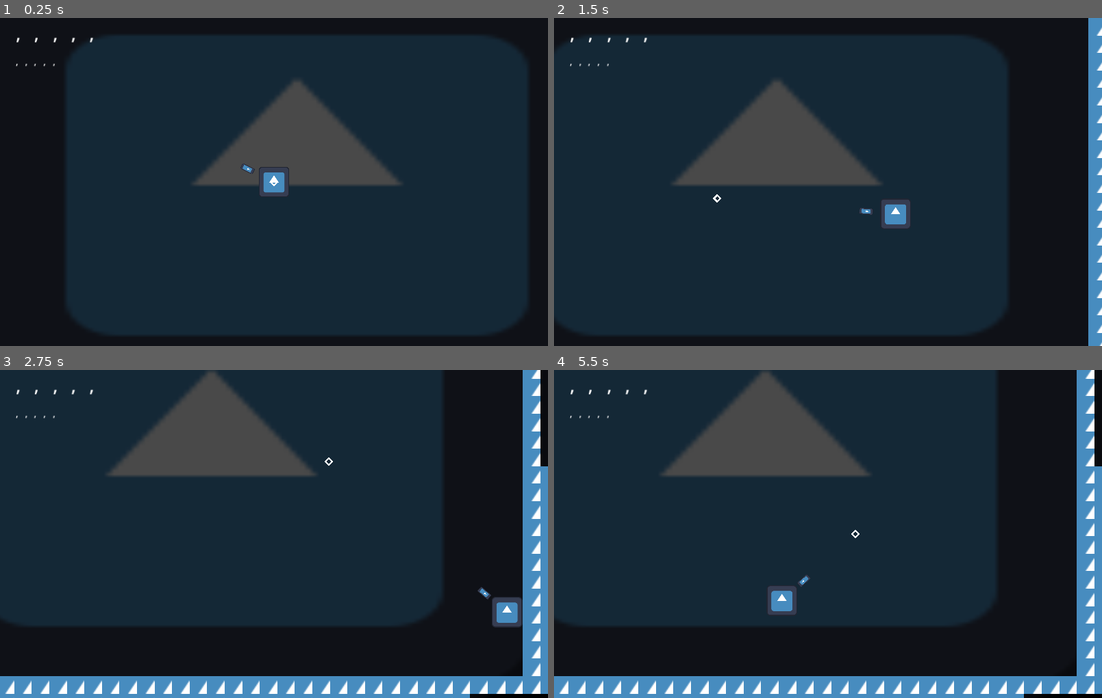
Above: before the commit, frames 1-4 (two rows, left to right).
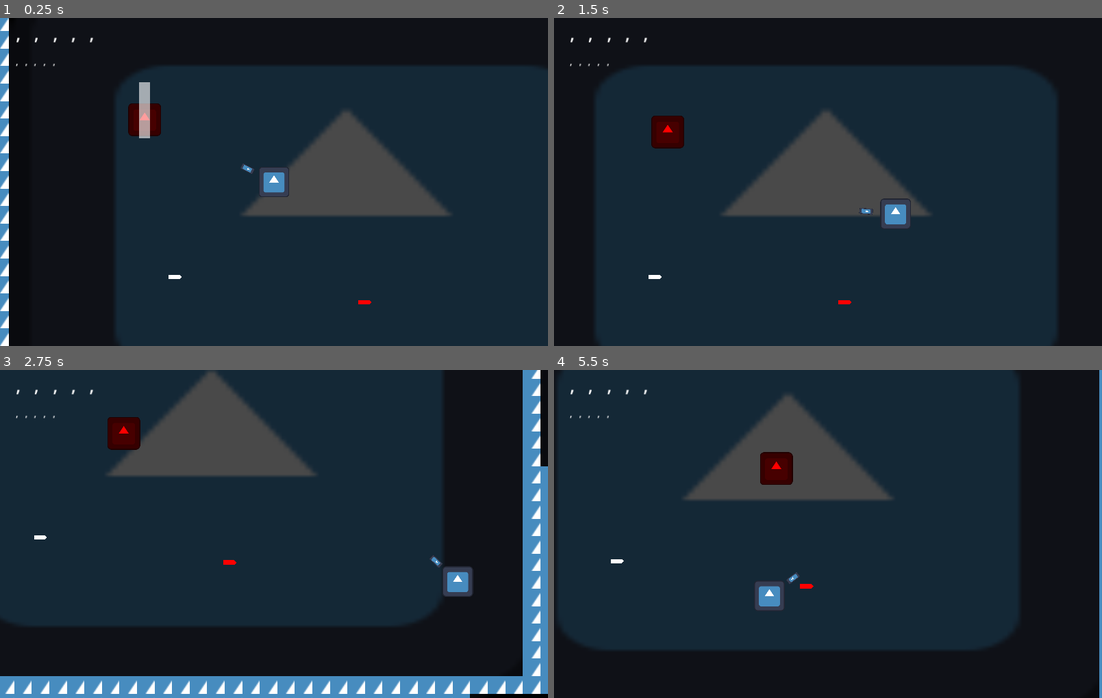
Above: after the commit, the same moments.

Repository: GerrZa/project_actionjump
Game: Godot game, scene res://ptt/ptt_lvl.tscn
Same seed, same stepped clock (60 frames per second), same inputs: the game is played once before the commit and once after it. The engine's default icon, where the game draws it, is replaced by a stand-in: a white triangle on a blue panel in a dark square.
Inputs (mouse positions are in pixels of both pictures, inside the frame that each line leads up to):
- Up to frame 1 (0.25 s): no input
- Up to frame 2 (1.5 s): move the mouse to (948, 165) at 0.52 s; hold D (right) 0.53-1.28 s; click (948, 165) at 0.6 s; move the mouse to (718, 198) at 1.27 s; hold S (down) from 1.28 s (still down); click (718, 198) at 1.35 s
- Up to frame 3 (2.75 s): move the mouse to (328, 461) at 2.02 s; release S (down) at 2.03 s; hold D (right) from 2.03 s (still down); tap Shift (shift) at 2.1 s; click (328, 461) at 2.3 s
- Up to frame 4 (5.5 s): move the mouse to (800, 599) at 2.77 s; release D (right) at 2.78 s; hold W (up) 2.78-3.53 s; tap Space (space) at 2.85 s; click (800, 599) at 3.05 s; move the mouse to (992, 583) at 3.52 s; hold A (left) 3.53-5.03 s; click (992, 583) at 3.6 s; move the mouse to (663, 484) at 4.27 s; click (663, 484) at 4.35 s; move the mouse to (855, 534) at 5.02 s; hold S (down) from 5.03 s (still down); tap Shift (shift) at 5.1 s; click (855, 534) at 5.3 s

The runs differ from the first frame. In frame 1, 29% of the frame differs, in the area x 0-100%, y 0-100%; in frame 2, 33%; in frame 3, 1.8%; in frame 4, 25%.

Commit message:
almost done

Diff:
--- a/ptt/CharacterBody2D.gd
+++ b/ptt/CharacterBody2D.gd
@@ -4,6 +4,7 @@
 var curr_bullet = ["  ","  ","  ","  ","  ","  ",]
 var hold_bullet = ["  ","  ","  ","  ","  ","  ",]
 
+var hp = 250
 
 func _process(delta: float) -> void:
 
@@ -45,3 +46,8 @@
 		velocity = p_input.normalized() * 700
 
 	move_and_slide()
+
+
+func hurt(value):
+
+	hp-=value
--- a/ptt/bullet.gd
+++ b/ptt/bullet.gd
@@ -1,8 +1,16 @@
 extends Area2D
 
 var dir = Vector2.ZERO
+@export var hit_plr = false
 
 func _process(delta: float) -> void:
+
+	if hit_plr:
+		set_collision_mask_value(5,true)
+		set_collision_mask_value(3,false)
+
+		modulate = Color(255,0,0)
+
 	look_at(global_position+dir)
 
 func _physics_process(delta: float) -> void:
--- /dev/null
+++ b/ptt/enemy.gd
@@ -0,0 +1,42 @@
+extends CharacterBody2D
+
+var chasing = false
+
+var hp = 100
+func _ready():
+	$Polygon2D/AnimationPlayer.play("open")
+
+	await $Polygon2D/AnimationPlayer.animation_finished
+
+	chasing = true
+
+func _physics_process(delta):
+
+	if chasing:
+
+		if global_position.distance_to(%player.global_position) > 140:
+
+			print(global_position.distance_to(%player.global_position))
+
+			velocity = global_position.direction_to(%player.global_position) * 60
+
+			move_and_slide()
+		elif global_position.distance_to(%player.global_position) < 70:
+
+			velocity = global_position.direction_to(%player.global_position) * -30
+
+			move_and_slide()
+
+func hurt(value):
+	hp-=value
+
+func got_knifed():
+	hp-=10
+
+	var bullet = load("res://ptt/bullet.tscn").instantiate()
+
+	randomize()
+
+	var spawn_off = Vector2(randf_range(0,1),randf_range(0,1))
+
+	bullet = global_position + spawn_off
--- /dev/null
+++ b/ptt/enemy.tscn
@@ -0,0 +1,114 @@
+[gd_scene load_steps=8 format=3 uid="uid://bs1ff7dqhbows"]
+
+[ext_resource type="Script" path="res://ptt/enemy.gd" id="1_60epl"]
+[ext_resource type="Texture2D" uid="uid://csk1dicruhia6" path="res://icon.svg" id="2_iddoc"]
+
+[sub_resource type="RectangleShape2D" id="RectangleShape2D_4luf8"]
+size = Vector2(30, 30)
+
+[sub_resource type="Animation" id="Animation_5lorn"]
+length = 0.001
+tracks/0/type = "value"
+tracks/0/imported = false
+tracks/0/enabled = true
+tracks/0/path = NodePath(".:scale")
+tracks/0/interp = 1
+tracks/0/loop_wrap = true
+tracks/0/keys = {
+"times": PackedFloat32Array(0),
+"transitions": PackedFloat32Array(1),
+"update": 0,
+"values": [Vector2(1.13333, 1.7)]
+}
+tracks/1/type = "value"
+tracks/1/imported = false
+tracks/1/enabled = true
+tracks/1/path = NodePath(".:modulate")
+tracks/1/interp = 1
+tracks/1/loop_wrap = true
+tracks/1/keys = {
+"times": PackedFloat32Array(0),
+"transitions": PackedFloat32Array(1),
+"update": 0,
+"values": [Color(1, 1, 1, 1)]
+}
+
+[sub_resource type="Animation" id="Animation_ye72e"]
+resource_name = "open"
+length = 0.8
+tracks/0/type = "value"
+tracks/0/imported = false
+tracks/0/enabled = true
+tracks/0/path = NodePath(".:scale")
+tracks/0/interp = 1
+tracks/0/loop_wrap = true
+tracks/0/keys = {
+"times": PackedFloat32Array(0, 0.6),
+"transitions": PackedFloat32Array(0.392292, 1),
+"update": 0,
+"values": [Vector2(1.13333, 1.7), Vector2(0, 1.7)]
+}
+tracks/1/type = "value"
+tracks/1/imported = false
+tracks/1/enabled = true
+tracks/1/path = NodePath(".:modulate")
+tracks/1/interp = 1
+tracks/1/loop_wrap = true
+tracks/1/keys = {
+"times": PackedFloat32Array(0, 0.6),
+"transitions": PackedFloat32Array(1, 1),
+"update": 0,
+"values": [Color(1, 1, 1, 1), Color(1, 1, 1, 0)]
+}
+
+[sub_resource type="AnimationLibrary" id="AnimationLibrary_k63hu"]
+_data = {
+"RESET": SubResource("Animation_5lorn"),
+"open": SubResource("Animation_ye72e")
+}
+
+[sub_resource type="CircleShape2D" id="CircleShape2D_mro0h"]
+radius = 52.345
+
+[node name="enemy" type="CharacterBody2D"]
+position = Vector2(139, 156)
+collision_layer = 16
+collision_mask = 2
+script = ExtResource("1_60epl")
+metadata/_edit_group_ = true
+
+[node name="Sprite2D" type="Sprite2D" parent="."]
+modulate = Color(1, 0, 0, 1)
+scale = Vector2(0.234375, 0.234375)
+texture = ExtResource("2_iddoc")
+
+[node name="CollisionShape2D" type="CollisionShape2D" parent="."]
+shape = SubResource("RectangleShape2D_4luf8")
+
+[node name="Polygon2D" type="Polygon2D" parent="."]
+position = Vector2(0, -8.5)
+scale = Vector2(1.13333, 1.7)
+polygon = PackedVector2Array(-15, -15, 15, -15, 15, 15, -15, 15)
+
+[node name="AnimationPlayer" type="AnimationPlayer" parent="Polygon2D"]
+libraries = {
+"": SubResource("AnimationLibrary_k63hu")
+}
+
+[node name="bullet_dectect" type="Area2D" parent="."]
+collision_layer = 0
+collision_mask = 0
+
+[node name="CollisionShape2D2" type="CollisionShape2D" parent="bullet_dectect"]
+shape = SubResource("CircleShape2D_mro0h")
+
+[node name="main_dir" type="RayCast2D" parent="."]
+target_position = Vector2(50, 0)
+collision_mask = 0
+
+[node name="r" type="RayCast2D" parent="main_dir"]
+target_position = Vector2(0, -50)
+collision_mask = 0
+
+[node name="l" type="RayCast2D" parent="main_dir"]
+collision_mask = 0
--- a/ptt/player.tscn
+++ b/ptt/player.tscn
@@ -8,14 +8,6 @@
 
 [sub_resource type="RectangleShape2D" id="RectangleShape2D_1uehp"]
 size = Vector2(45, 30)
-
-[sub_resource type="GDScript" id="GDScript_qm5jk"]
-script/source = "extends Polygon2D
-
-
-func _process(delta: float) -> void:
-	global_position = get_global_mouse_position()
-"
 
 [node name="player" type="CharacterBody2D"]
 collision_mask = 2
@@ -44,8 +36,3 @@
 [node name="CollisionShape2D" type="CollisionShape2D" parent="Marker2D/knife_area"]
 position = Vector2(9.5, 0)
 shape = SubResource("RectangleShape2D_1uehp")
-
-[node name="cursor" type="Polygon2D" parent="."]
-scale = Vector2(0.25, 0.25)
-polygon = PackedVector2Array(0, -8, -8, 0, -16, 0, 0, -16, 16, 0, 0, 16, -16, 0, -8, 0, 0, 8, 8, 0)
-script = SubResource("GDScript_qm5jk")
--- a/ptt/ptt_lvl.tscn
+++ b/ptt/ptt_lvl.tscn
@@ -1,9 +1,12 @@
-[gd_scene load_steps=8 format=3 uid="uid://c1queks01ctc4"]
+[gd_scene load_steps=11 format=3 uid="uid://c1queks01ctc4"]
 
 [ext_resource type="PackedScene" uid="uid://bow76aolvxwv2" path="res://ptt/player.tscn" id="1_36gki"]
 [ext_resource type="Texture2D" uid="uid://csk1dicruhia6" path="res://icon.svg" id="2_sgyfp"]
 [ext_resource type="Script" path="res://ptt/bullet_dis.gd" id="3_6tk74"]
 [ext_resource type="Script" path="res://ptt/hold_bullet_dis.gd" id="4_wwyji"]
+[ext_resource type="Script" path="res://ptt/spawner.gd" id="5_3om3m"]
+[ext_resource type="PackedScene" uid="uid://bs1ff7dqhbows" path="res://ptt/enemy.tscn" id="6_ahwy4"]
+[ext_resource type="PackedScene" uid="uid://1lyh3mochvhw" path="res://ptt/bullet.tscn" id="7_ktvqe"]
 
 [sub_resource type="LabelSettings" id="LabelSettings_e2amk"]
 font_size = 8
@@ -213,7 +216,7 @@
 
 [node name="player" parent="." instance=ExtResource("1_36gki")]
 unique_name_in_owner = true
-position = Vector2(287, 214)
+position = Vector2(242, 186)
 
 [node name="Camera2D" type="Camera2D" parent="player"]
 limit_left = -20
@@ -225,6 +228,7 @@
 drag_vertical_enabled = true
 editor_draw_limits = true
 editor_draw_drag_margin = true
+metadata/_edit_lock_ = true
 
 [node name="CanvasLayer" type="CanvasLayer" parent="."]
 
@@ -251,9 +255,23 @@
 format = 2
 layer_0/tile_data = PackedInt32Array(-1, 196608, 2, -65536, 196608, 2, -65535, 196608, 2, -65534, 196608, 2, -65533, 19 …(3525 unchanged characters)…
 
-[node name="Sprite2D" type="Sprite2D" parent="."]
+[node name="bg" type="Sprite2D" parent="."]
 modulate = Color(0.285092, 0.285092, 0.285092, 1)
 z_index = -1
 position = Vector2(308, 210.5)
 scale = Vector2(4.79688, 3.27344)
 texture = ExtResource("2_sgyfp")
+metadata/_edit_lock_ = true
+
+[node name="spawner" type="Node" parent="."]
+script = ExtResource("5_3om3m")
+
+[node name="enemy" parent="." instance=ExtResource("6_ahwy4")]
+position = Vector2(124, 129)
+
+[node name="bullet" parent="." instance=ExtResource("7_ktvqe")]
+position = Vector2(152, 273)
+
+[node name="bullet2" parent="." instance=ExtResource("7_ktvqe")]
+position = Vector2(325, 296)
+hit_plr = true
--- /dev/null
+++ b/ptt/spawner.gd
@@ -0,0 +1,4 @@
+extends Node
+
+var pos1 = Vector2(17,17)
+var pos2 = Vector2(580,390)
--- a/ptt/test_shit.gd
+++ /dev/null
@@ -1,8 +0,0 @@
-extends Node2D
-
-var test1 = []
-
-func _process(delta: float) -> void:
-	var new_test1 = test1
-
-	new_test1
Not shown: 1 places in ptt/player.tscn that only renumber resources
